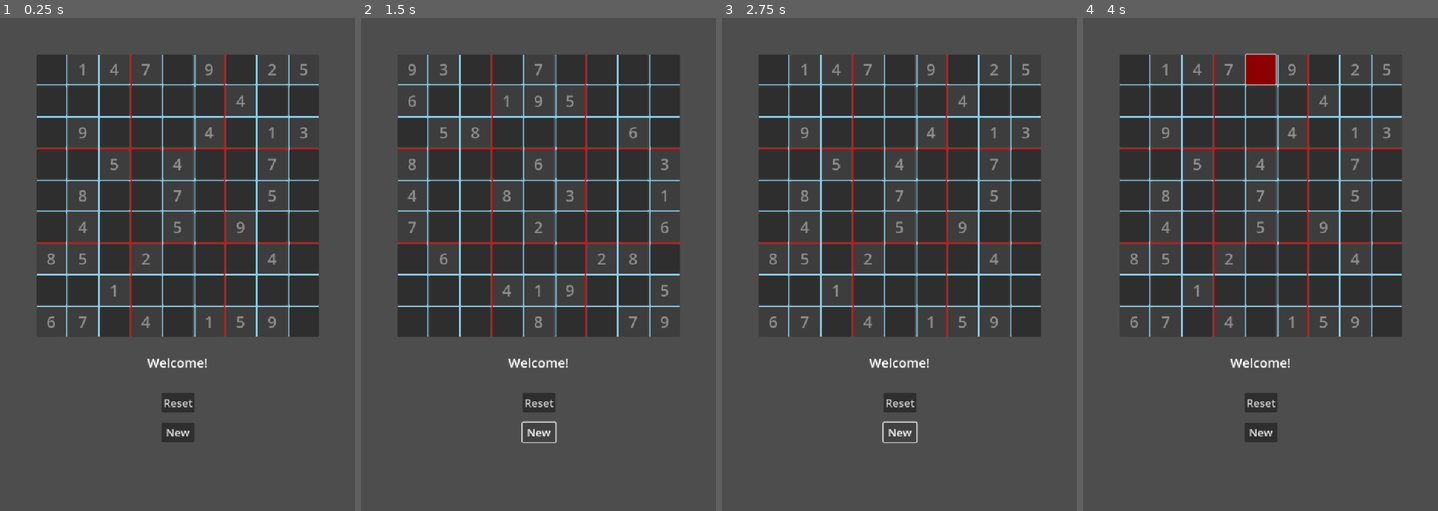
Above: before the commit, frames 1-4 (left to right).
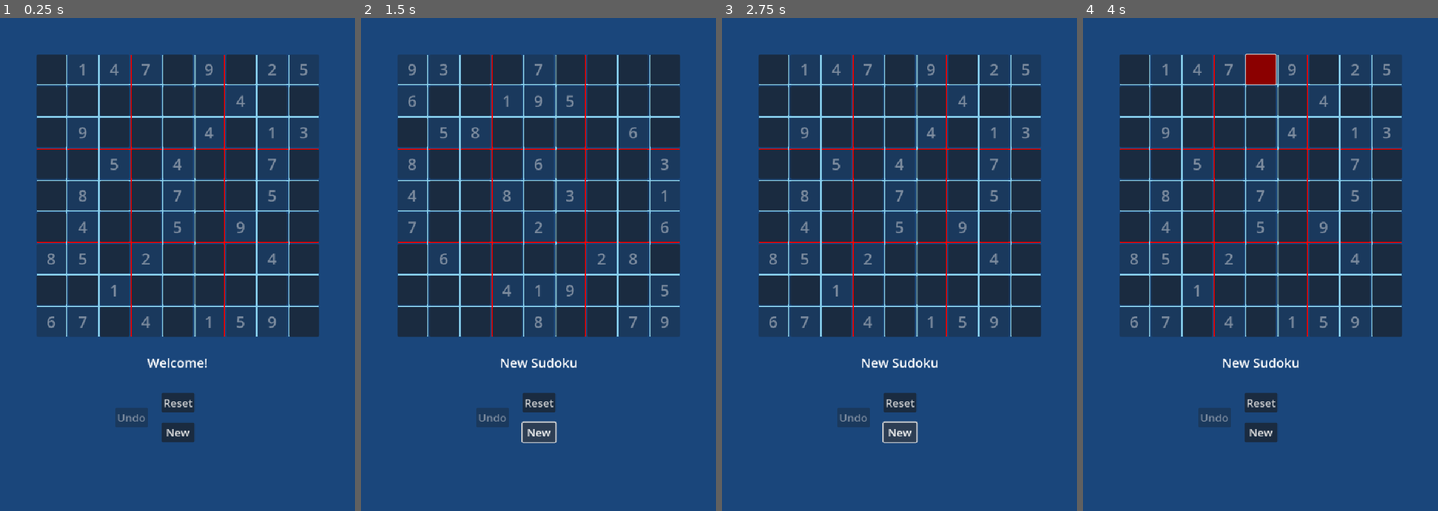
Above: after the commit, the same moments.

Repository: Ercan-Ozturk/sudokuapp
Game: Godot game, scene res://sudoku.tscn
The game is run twice, just before and just after one commit, with the same random seed, the same clock (stepped at 60 frames per second) and the same inputs.
Inputs (mouse positions are in pixels of both pictures, inside the frame that each line leads up to):
- Up to frame 1 (0.25 s): no input
- Up to frame 2 (1.5 s): click "Reset" at 0.5 s; click "New" at 1.25 s
- Up to frame 3 (2.75 s): click "New" at 2 s
- Up to frame 4 (4 s): click (1132, 67) at 2.77 s; click (1260, 67) at 3.52 s

The runs differ from the first frame. In frame 1, 71% of the frame differs, in the area x 0-100%, y 0-100%; in frame 2, 71%; in frame 3, 71%; in frame 4, 72%.

Commit message:
Undo function is added

Diff:
--- a/project.godot
+++ b/project.godot
@@ -75,3 +75,7 @@
 , Object(InputEventKey,"resource_local_to_scene":false,"resource_name":"","device":-1,"window_id":0,"alt_pressed":false …(186 unchanged characters)…
 ]
 }
+
+[rendering]
+
+environment/defaults/default_clear_color=Color(0.103175, 0.275081, 0.481129, 0.984314)
--- a/sudoku.gd
+++ b/sudoku.gd
@@ -3,21 +3,22 @@
 @onready var grid:GridContainer = $GridContainer
 @onready var resetButton: Button = $CanvasLayer/ResetButton
 @onready var newButton: Button = $CanvasLayer/NewButton
+@onready var undoButton: Button = $CanvasLayer/UndoButton
+@onready var statusText: RichTextLabel = $CanvasLayer/GameStatusText
 var game_grid = []
 var sudokus_list = Sudokus.new().sudokus
 var matrix = sudokus_list.pick_random()
 var rawMatrix = matrix.duplicate(true)
-
+var lastAction: SudokuAction = null
 var selectedButton: Vector2i
 
 const SIZE = 9
 func _ready():
 	resetButton.pressed.connect(_onResetGridButtonPressed)
 	newButton.pressed.connect(_onNewButtonPressed)
-
+	undoButton.pressed.connect(_onUndoButtonPressed)
 	populateGrid()
 	_draw()
-
 
 func createButton(val, isInit, pos:Vector2i):
 	if val == 0:
@@ -42,9 +43,21 @@
 	print("Button Pressed: ", pos)
 	selectedButton = pos
 func _onResetGridButtonPressed():
+	statusText.text = "Sudoku is reset"
 	resetGrid(false)
 func _onNewButtonPressed():
+	statusText.text = "New Sudoku"
 	resetGrid(true)
+func _onUndoButtonPressed():
+	undo()
+func undo():
+	if lastAction == null:
+		statusText.text = "Can't Undo"
+		return
+	statusText.text = "Undo"
+	changeNumber(lastAction.row, lastAction.col, 0)
+	lastAction = null
+	undoButton.disabled = true
 
 func populateGrid():
 	for i in range(SIZE):
@@ -82,9 +95,16 @@
 	print("Congrats!")
 
 func changeNumber(row, col, num):
-	game_grid[row][col].text = str(num)
+	if num == 0:
+		game_grid[row][col].text = ""
+	else:
+		game_grid[row][col].text = str(num)
 	matrix[row][col] = num
+	lastAction = SudokuAction.new(row, col, num)
+
 func resetGrid(isNew):
+	lastAction = null
+	undoButton.disabled = true
 	if isNew == true:
 		matrix = sudokus_list.pick_random()
 		rawMatrix = matrix.duplicate(true)
@@ -127,7 +147,8 @@
 	if selectedButton:
 		if placeNumber(selectedButton.x, selectedButton.y, val):
 			print("Valid")
-			$CanvasLayer/GameStatusText.text = "Valid Placement"
+			statusText.text = "Valid Placement"
+			undoButton.disabled = false
 		else:
 			print("Invalid placement")
 			$CanvasLayer/GameStatusText.text = "Invalid Placement!"
--- a/sudoku.tscn
+++ b/sudoku.tscn
@@ -115,6 +115,24 @@
 text = "Reset
 "
 
+[node name="UndoButton" type="Button" parent="CanvasLayer"]
+anchors_preset = 7
+anchor_left = 0.5
+anchor_top = 1.0
+anchor_right = 0.5
+anchor_bottom = 1.0
+offset_left = -127.5
+offset_top = -210.0
+offset_right = -60.5
+offset_bottom = -170.0
+grow_horizontal = 2
+grow_vertical = 0
+size_flags_horizontal = 4
+theme = SubResource("Theme_23bkm")
+theme_override_font_sizes/font_size = 22
+disabled = true
+text = "Undo"
+
 [node name="NewButton" type="Button" parent="CanvasLayer"]
 anchors_preset = 7
 anchor_left = 0.5
--- /dev/null
+++ b/sudoku_action.gd
@@ -0,0 +1,9 @@
+extends Node
+class_name SudokuAction
+var row: int
+var col: int
+var num: int
+func _init(row, col, num) -> void:
+	self.row = row
+	self.col = col
+	self.num = num
Not shown, added: sudoku_action.gd.uid
